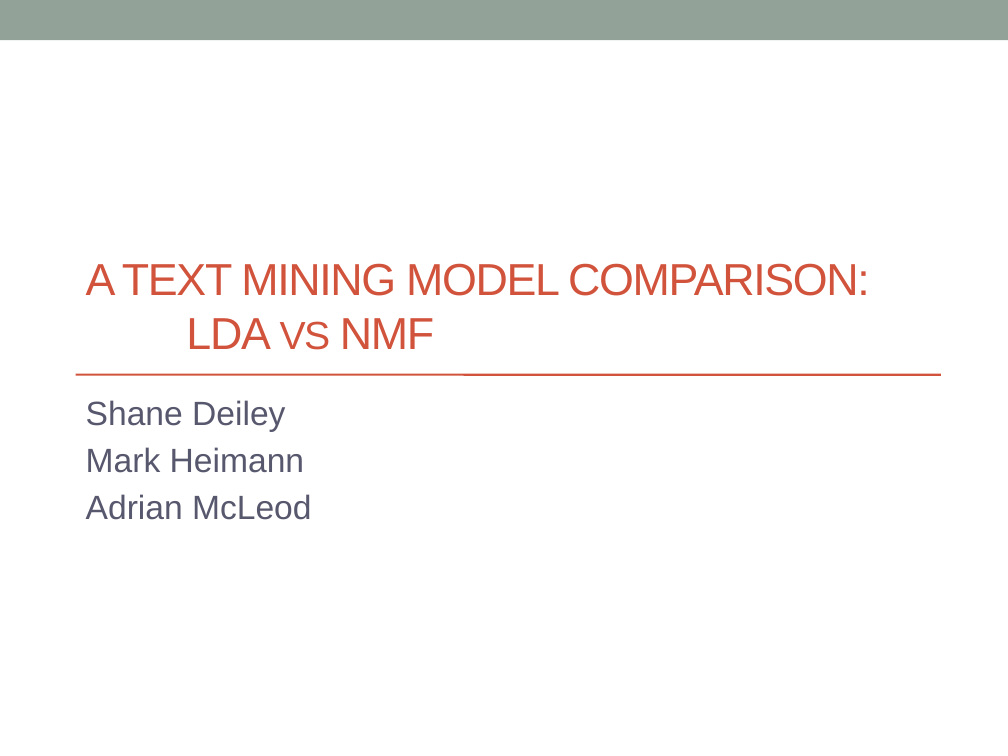
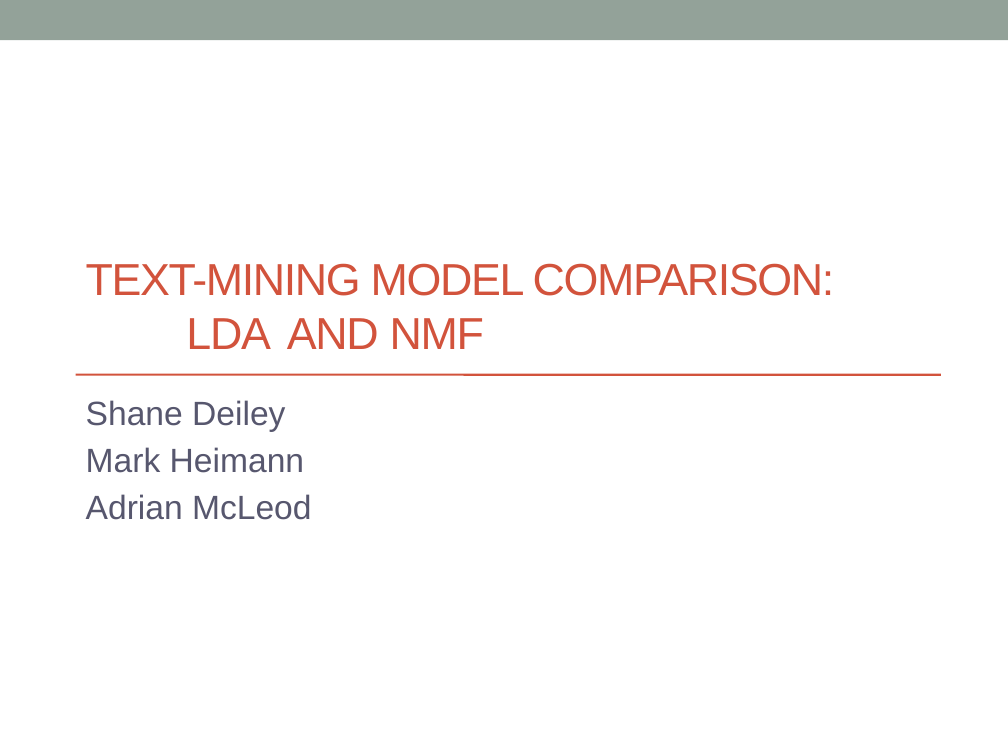
Before and after one commit to markheimann/Bayesian-ML, a slide deck: slide 1 of BMML_Presentation.pptx. Drawn at 1008x756 pixels with LibreOffice and Linux fonts; fonts in the diff are those of the drawing. Boxes give left, top, right and bottom in pixels: in the first picture for what was removed or moved away, otherwise in the second. Text is boxed around its words. In the diff, an @@ line names an element or a change of style, - is before the commit and + after.

```diff
--- a/BMML_Presentation.pptx
+++ b/BMML_Presentation.pptx
@@ title at (x1=86, y1=263, x2=835, y2=349): text changed @@
-A TEXT MINING MODEL COMPARISON:
-LDA VS NMF
+TEXT-MINING MODEL COMPARISON:
+LDA AND NMF
```
Also in this commit, not shown: 3 other slides changed, 2 slides added.
